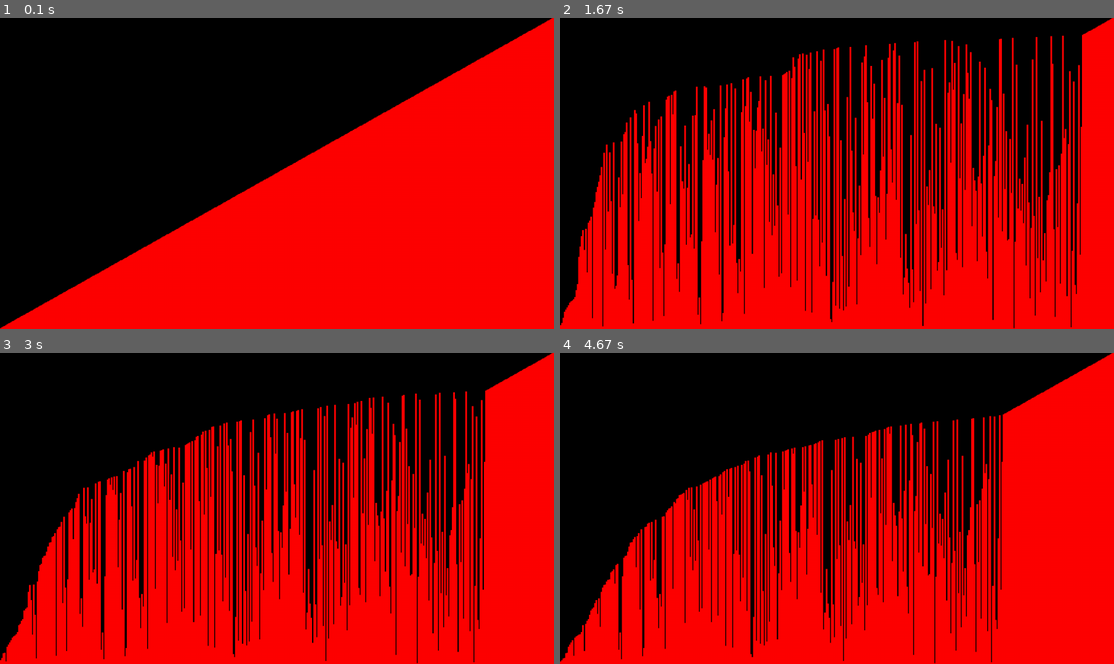
Above: before the commit, frames 1-4 (two rows, left to right).
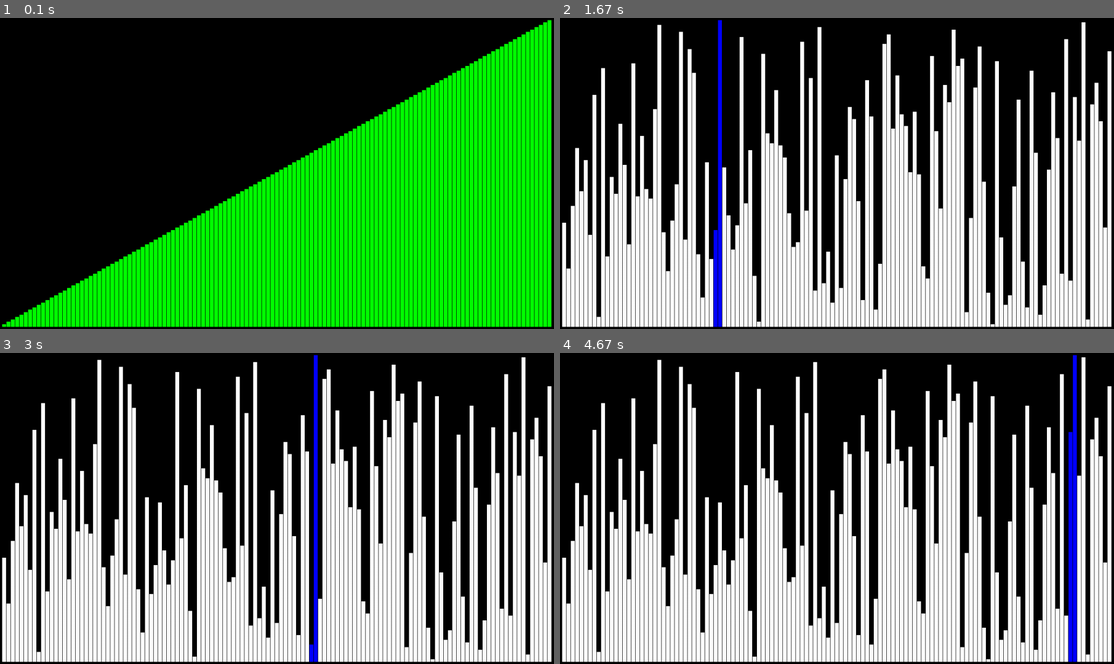
Above: after the commit, the same moments.

Repository: thiagolopes/sorting-algorithms-pygame
Game: pygame game, started from sort.py
The game is run twice, just before and just after one commit, with the same random seed, the same clock (stepped at 60 frames per second) and the same inputs.
Inputs:
- Up to frame 1 (0.1 s): no input
- Up to frame 2 (1.67 s): tap Enter at 0.33 s; tap Space at 0.67, 1.07, 1.37, 1.57 s
- Up to frame 3 (3 s): tap Space at 1.9, 2.2, 2.4, 2.7, 2.97 s
- Up to frame 4 (4.67 s): tap Space at 3.3, 3.6, 3.73, 4.13, 4.43 s

The runs differ from the first frame. In frame 1, 51% of the frame differs, in the area x 0-100%, y 0-100%; in frame 2, 70%; in frame 3, 69%; in frame 4, 69%.

Commit message:
Now with step by step draw, with other colors

Diff:
--- a/sort.py
+++ b/sort.py
@@ -1,5 +1,5 @@
+import math
 import sys
-import math
 from random import shuffle
 
 import pygame
@@ -17,24 +17,48 @@
 dt = 0
 
 
+def quit():
+    pygame.quit()
+    sys.exit()
+
+
 class BubbleSort:
     def __init__(self, elements):
         self.elements = elements
         self.steps_left = len(self.elements)
+        self.index_step = 1
+        self.dirties = []
+        self.finished = True
 
     def step(self):
+        if self.steps_left == 0:
+            self.finish()
+            return False
+
+        if self.index_step == self.steps_left:
+            self.index_step = 1
+            self.steps_left -= 1
+            return False
+
+        i = self.index_step
         swapped = False
+        if elements[i - 1] > elements[i]:
+            elements[i - 1], elements[i] = elements[i], elements[i - 1]
+            swapped = True
+            self.dirties = [i, i - 1]
 
-        for i in range(1, self.steps_left):
-            if elements[i - 1] > elements[i]:
-                elements[i - 1], elements[i] = elements[i], elements[i - 1]
-                swapped = True
-        self.steps_left -= 1
+        self.index_step += 1
+        return swapped
 
-        return swapped
+    def finish(self):
+        self.dirties = []
+        self.finished = True
 
     def reset(self):
         self.steps_left = len(self.elements)
+        self.index_step = 1
+        self.finished = False
+        self.dirties = []
         shuffle(self.elements)
 
 
@@ -42,29 +66,44 @@
     pygame.mixer.Sound.play(beep)
 
 
-def quit():
-    pygame.quit()
-    sys.exit()
+class Grid:
+    def __init__(self, pos, size, screen):
+        self.pos = pos
+        self.size = size
+        self.surface = pygame.Surface(self.size)
+        self.screen = screen
+
+    def draw(self, elements, indexes_dirty, finished):
+        self.surface.fill("black")
+
+        top = self.size.x / len(elements)
+        left = self.size.y / len(elements)
+        offset = self.size.y
+
+        width = math.floor(top) - 1 if top - 1 > 1 else 1
+        height = math.ceil(left) if left > 1 else 1
+
+        for i, element in enumerate(elements):
+            pos = pygame.Rect(i * top, offset - (element * left), width, height * element)
+            if finished:
+                self.surface.fill("green", pos)
+                continue
+            if i in indexes_dirty:
+                self.surface.fill("blue", pos)
+            else:
+                self.surface.fill("white", pos)
+
+        self.screen.blit(self.surface, self.pos)
 
 
-def draw_grid(elements, pos):
-    top = pos.x / len(elements)
-    left = pos.y / len(elements)
-    offset = pos.y
+TOTAL = 128
+elements = list(range(1, TOTAL))
+bubble = BubbleSort(elements)
+play = False
 
-    # 1px min
-    width = math.ceil(top) if top > 1 else 1
-    height = math.ceil(left) if left > 1 else 1
-
-    for i, element in enumerate(elements):
-        pos = pygame.Rect(i * top, offset - (element * left), width, height * element)
-        pygame.draw.rect(screen, "red", pos)
-
-
-TOTAL = 420
-elements = list(range(1, TOTAL))
-grid_pos = Vector2(screen.get_width(), screen.get_height())
-bubble = BubbleSort(elements)
+grid_pos = Vector2(5, 5)
+grid_size = Vector2(screen.get_width() - 10, screen.get_height() - 10)
+grid = Grid(grid_pos, grid_size, screen)
 
 while running:
     for event in pygame.event.get():
@@ -75,18 +114,22 @@
                 quit()
             if event.key == pygame.K_RETURN:
                 bubble.reset()
+                play = False
+            if event.key == pygame.K_SPACE:
+                play = not play
 
-    keys = pygame.key.get_pressed()
-    if keys[pygame.K_SPACE]:
-        success = bubble.step()
-        if success:
+    if play:
+        t = bubble.step()
+        if t:
             play_beep()
+    if bubble.finished:
+        play = False
 
     # Draw
     screen.fill("black")
-    draw_grid(bubble.elements, grid_pos)
+    grid.draw(bubble.elements, bubble.dirties, bubble.finished)
 
     pygame.display.flip()
-    dt = clock.tick(144) / 1000
+    # dt = clock.tick(144) / 1000
 
 pygame.quit()
Not shown, changed: README.md
